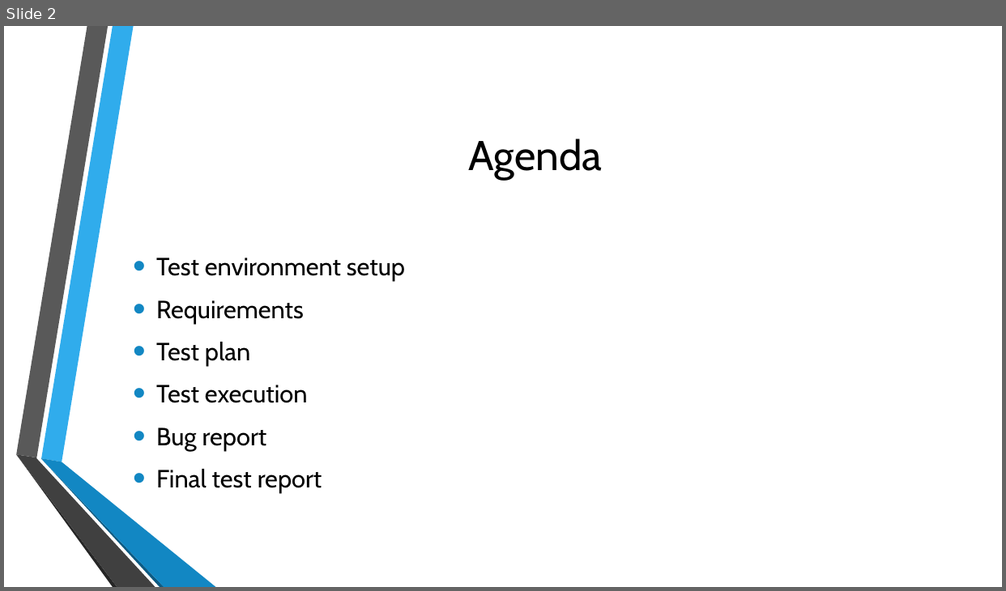
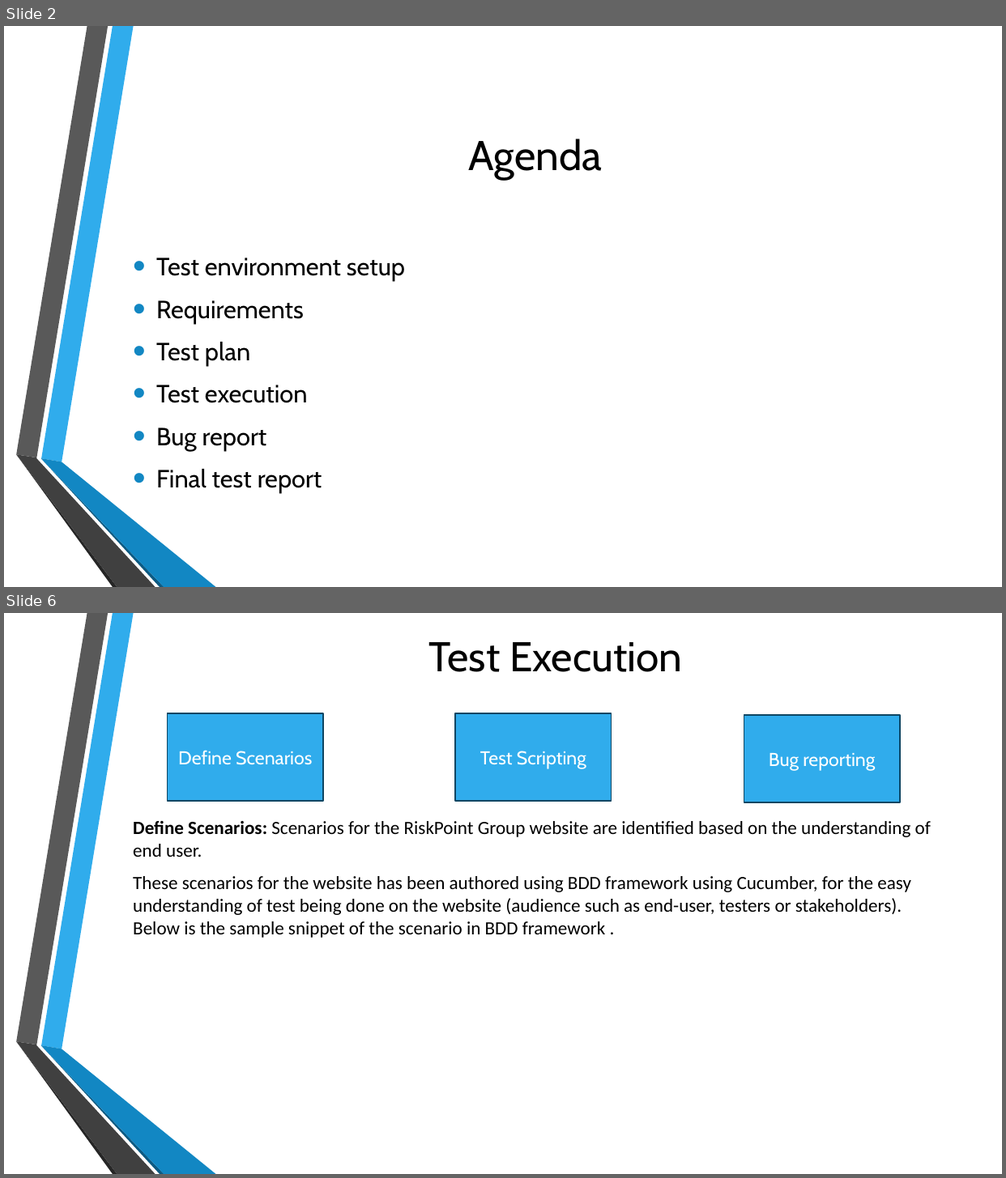
Before and after one commit to rohinitornal/riskpoint, a slide deck: SW Test Demo.odp. Shown one above the other, each under a label of ours: slide 2 before the commit, slides 2 and 6 after it; the slides between them are not shown. The pictures are 1006x591 and 1006x1178 pixels, drawn with LibreOffice and Linux fonts; fonts in the diff are those of the drawing; background and template pictures are left out. Boxes give left, top, right and bottom in pixels: in the first picture for what was removed or moved away, otherwise in the second. Text is boxed around its words. In the diff, an @@ line names an element or a change of style, - is before the commit and + after.

```diff
--- a/SW Test Demo.odp
+++ b/SW Test Demo.odp
@@ slide 6 added at [4,613,1002,1174], background picture (left out); not listed: 6 template elements that a slide beside it also shows @@
@@ title added at [428,642,682,672], 40 pt, text #000000 @@
+Test Execution
@@ freeform shape added at [167,713,323,801], fill #30ACEC, outline #0E4663 1.25 pt, 18 pt, text #FFFFFF @@
+Define Scenarios
@@ freeform shape added at [455,713,612,801], fill #30ACEC, outline #0E4663 1.25 pt, 18 pt, text #FFFFFF @@
+Test Scripting
@@ freeform shape added at [744,715,900,803], fill #30ACEC, outline #0E4663 1.25 pt, 18 pt, text #FFFFFF @@
+Bug reporting
@@ text added at [133,821,931,938], 18 pt, text #000000 @@
+Define Scenarios: Scenarios for the RiskPoint Group website are identified based on the understanding of end user.
+These scenarios for the website has been authored using BDD framework using Cucumber, for the easy understanding of test being done on the website (audience such as end-user, testers or stakeholders). Below is the sample snippet of the scenario in BDD framework .
```
Also in this commit, not shown: 1 slide changed, 4 other slides added, 1 slide removed, 1 other file.
